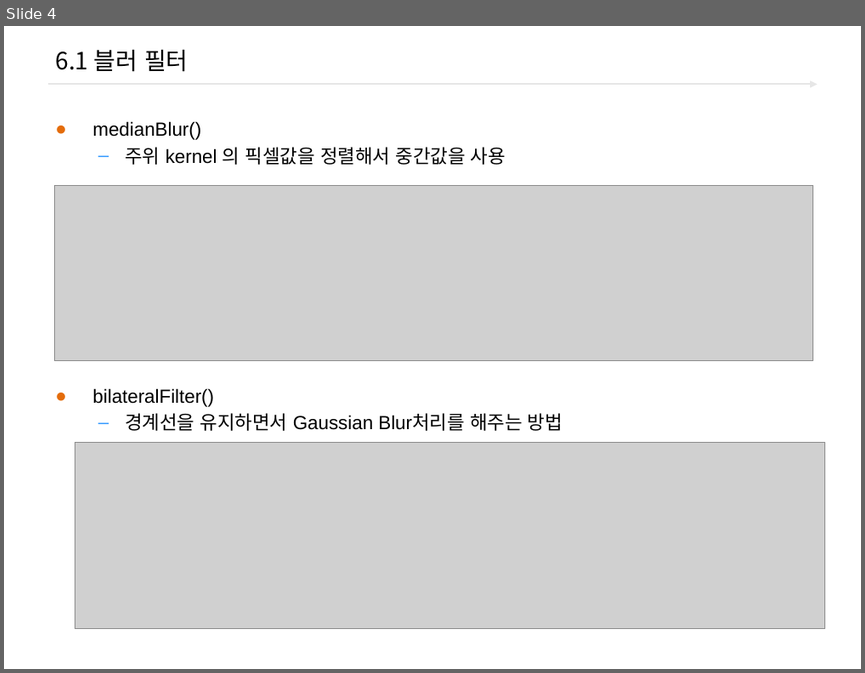
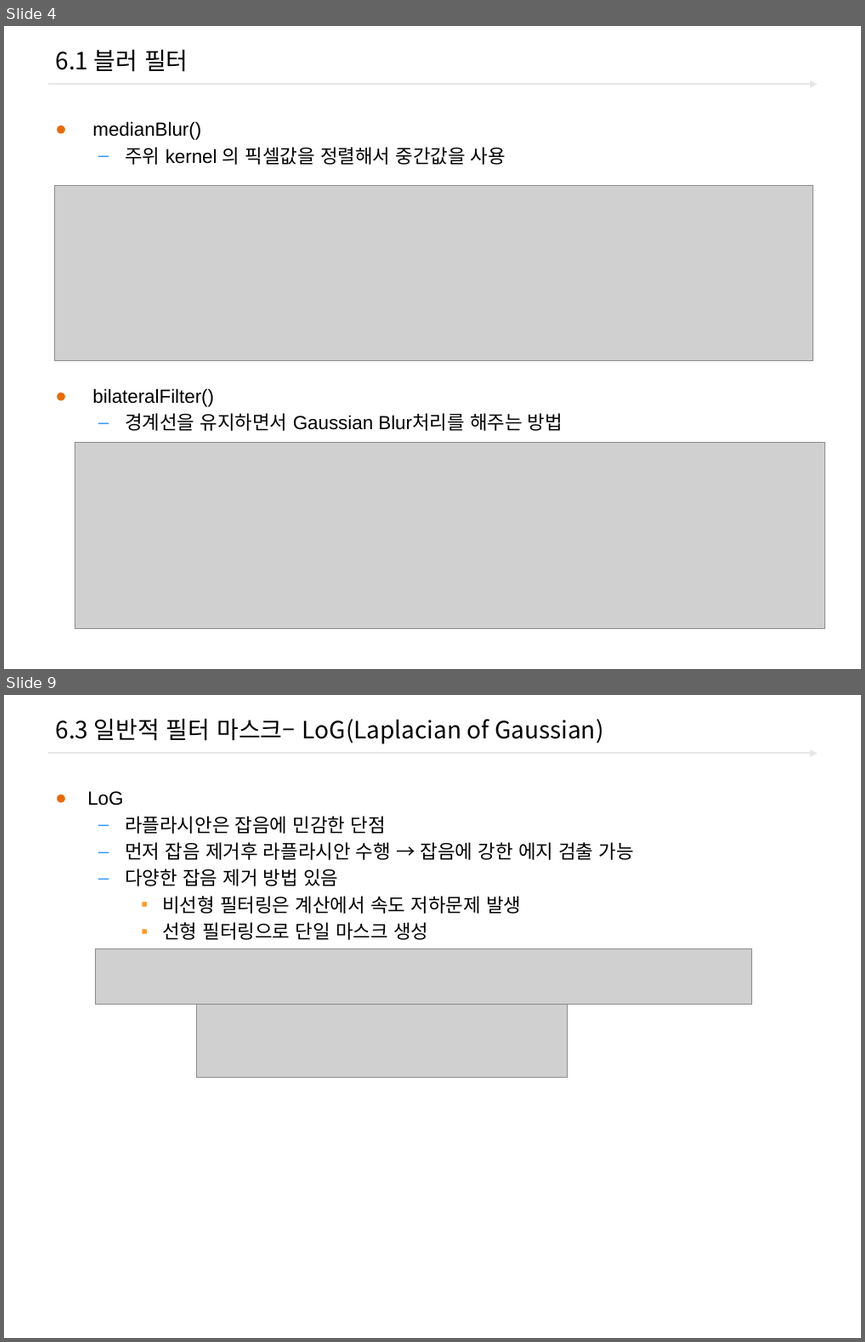
Before and after one commit to freshmea/ict_robot_dajung, a slide deck: pdf_ppt/2.OpenCV/Open_cv_06_필터링.pptx. Shown one above the other, each under a label of ours: slide 4 before the commit, slides 4 and 9 after it; the slides between them are not shown. The pictures are 865x673 and 865x1342 pixels, drawn with LibreOffice and Linux fonts; fonts in the diff are those of the drawing; grey boxes stand for pictures; background and template pictures are left out. Boxes give left, top, right and bottom in pixels: in the first picture for what was removed or moved away, otherwise in the second. Text is boxed around its words. In the diff, an @@ line names an element or a change of style, - is before the commit and + after.

```diff
--- a/pdf_ppt/2.OpenCV/Open_cv_06_필터링.pptx
+++ b/pdf_ppt/2.OpenCV/Open_cv_06_필터링.pptx
@@ slide 9 added at [4, 695, 861, 1338], background #FFFFFF; not listed: 1 template element that a slide beside it also shows @@
@@ title added at [55, 718, 603, 744], 20 pt, text #000000 @@
+6.3 일반적 필터 마스크– LoG(Laplacian of Gaussian)
@@ text added at [87, 791, 634, 940], 16 pt, text #000000 @@
+● LoG
+  – 라플라시안은 잡음에 민감한 단점
+  – 먼저 잡음 제거후 라플라시안 수행 → 잡음에 강한 에지 검출 가능
+  – 다양한 잡음 제거 방법 있음
+    ▪ 비선형 필터링은 계산에서 속도 저하문제 발생
+    ▪ 선형 필터링으로 단일 마스크 생성
@@ picture added at [95, 948, 751, 1004] @@
@@ picture added at [196, 1004, 567, 1077] @@
```
Also in this commit, not shown: 6 other slides added, 1 other file.
